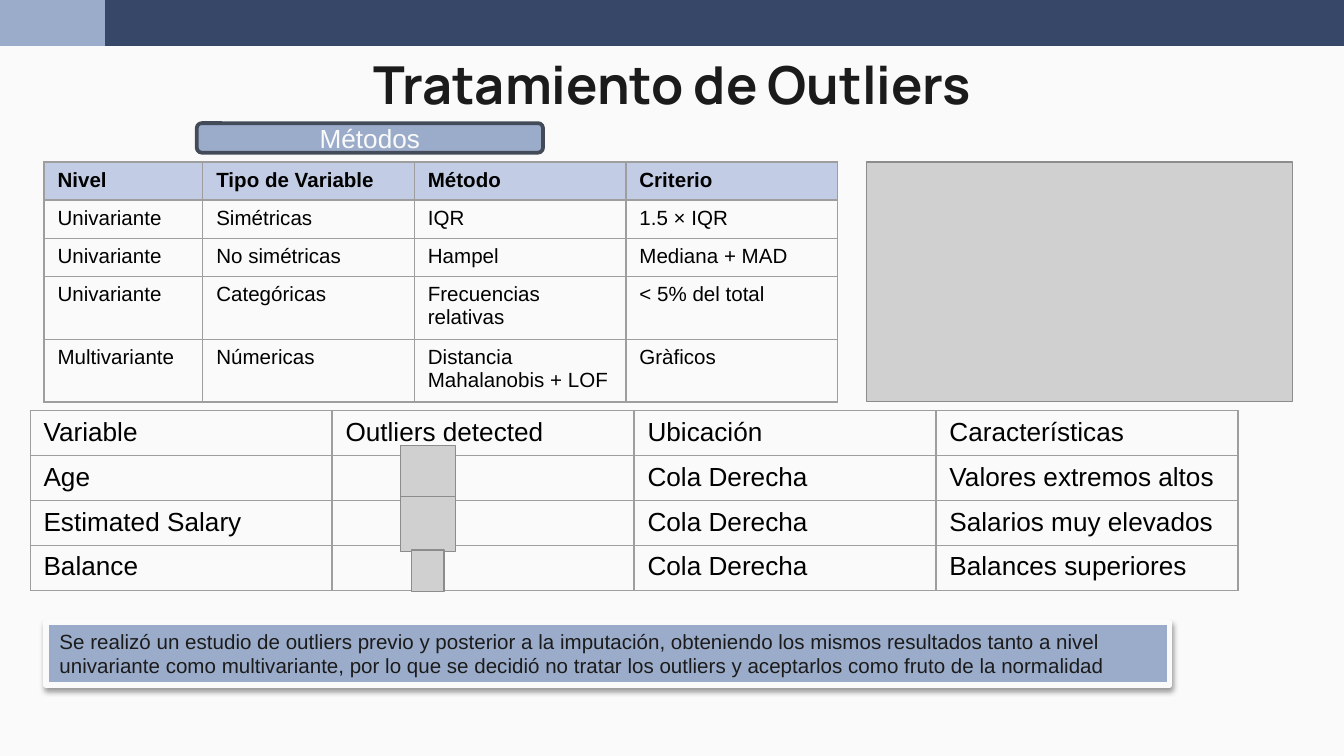
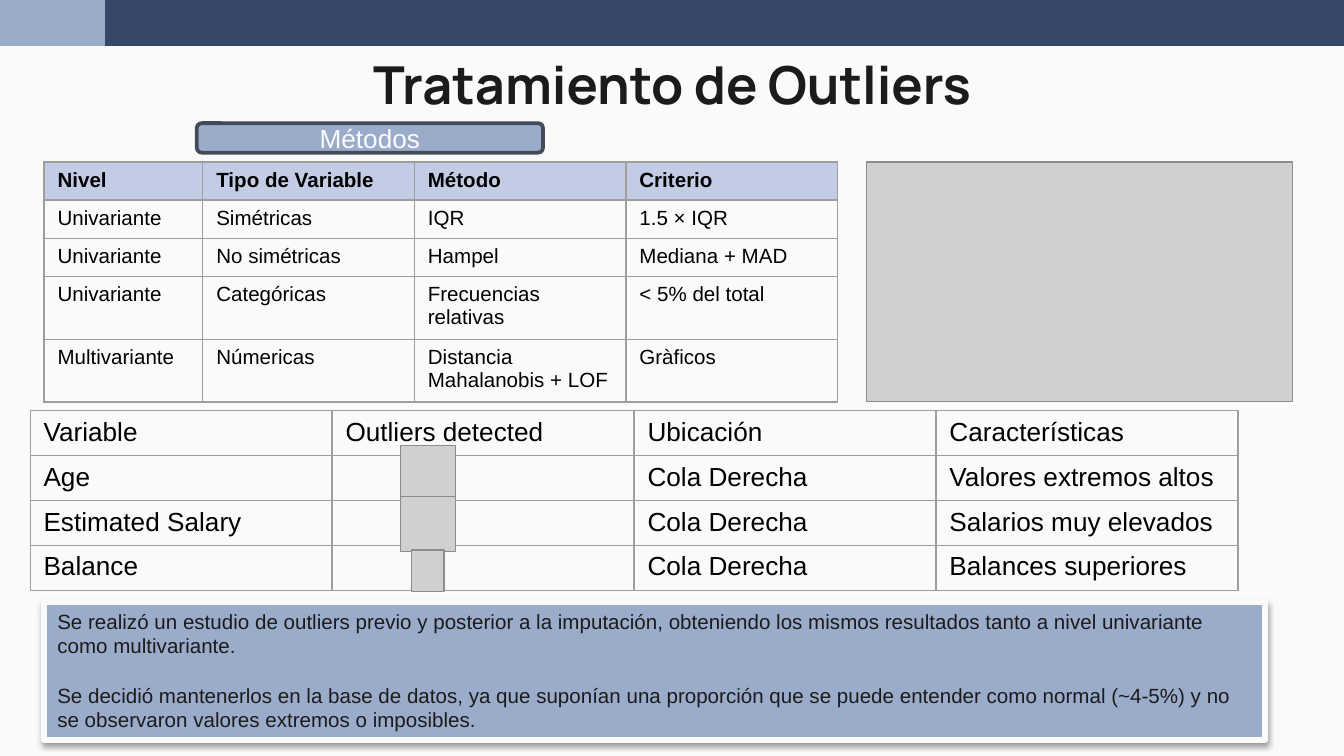
Before and after one commit to wen2111/Mineria, a slide deck: slide 8 of Entrega_1/00 - REPORTE/REPORTE_new.pptx. Drawn at 1344x756 pixels with LibreOffice and Linux fonts; fonts in the diff are those of the drawing; grey boxes stand for pictures. Boxes give left, top, right and bottom in pixels: in the first picture for what was removed or moved away, otherwise in the second. Text is boxed around its words. In the diff, an @@ line names an element or a change of style, - is before the commit and + after.

Commit message:
pequeño cambio reporte: outliers

```diff
--- a/Entrega_1/00 - REPORTE/REPORTE_new.pptx
+++ b/Entrega_1/00 - REPORTE/REPORTE_new.pptx
@@ rectangle "Se realizó un estudio de ...": place and size @@
-rectangle "Se realizó un estudio de ..." at [46,622,1169,685]
+rectangle "Se realizó un estudio de ..." at [44,602,1265,741]
@@ text in rectangle at [57,614,1230,732]: text changed @@
-Se realizó un estudio de outliers previo y posterior a la imputación, obteniendo los mismos resultados tanto a nivel univariante como multivariante, por lo que se decidió no tratar los outliers y aceptarlos como fruto de la normalidad
+Se realizó un estudio de outliers previo y posterior a la imputación, obteniendo los mismos resultados tanto a nivel univariante como multivariante.
+Se decidió mantenerlos en la base de datos, ya que suponían una proporción que se puede entender como normal (~4-5%) y no se observaron valores extremos o imposibles.
```
